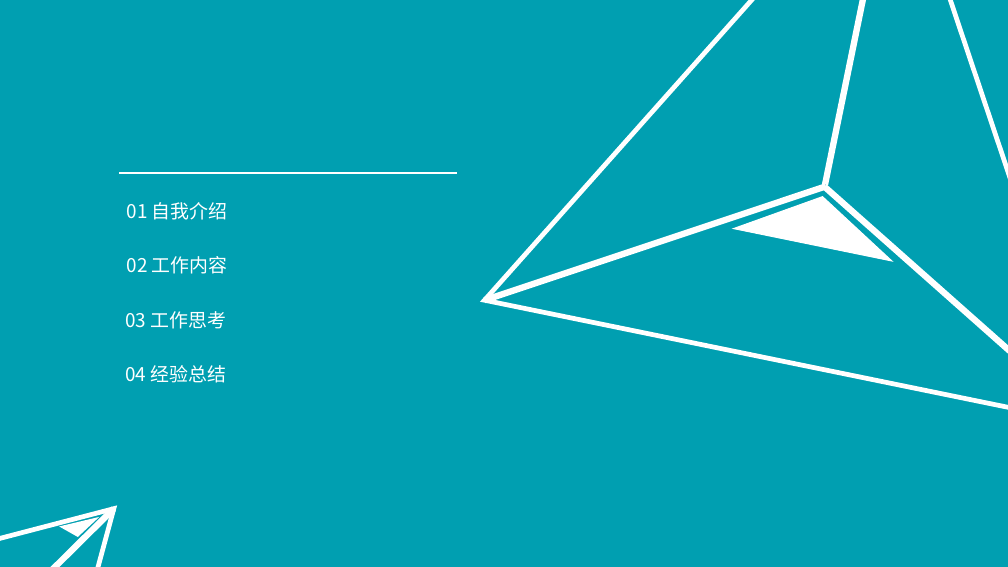
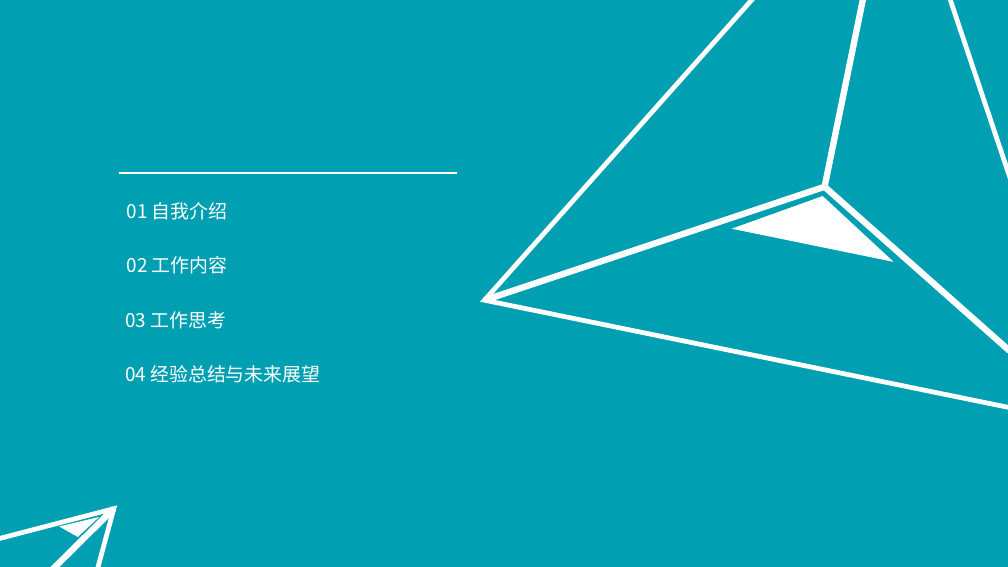
Before and after one commit to Siyuexi/InternNote, a slide deck: slide 2 of Tencent/Gestaltxu实习生答辩.pptx. Drawn at 1008x567 pixels with LibreOffice and Linux fonts; fonts in the diff are those of the drawing. Boxes give left, top, right and bottom in pixels: in the first picture for what was removed or moved away, otherwise in the second. Text is boxed around its words. In the diff, an @@ line names an element or a change of style, - is before the commit and + after.

```diff
--- a/Tencent/Gestaltxu实习生答辩.pptx
+++ b/Tencent/Gestaltxu实习生答辩.pptx
@@ text at box(125, 365, 320, 383): text changed @@
-04 经验总结
+04 经验总结与未来展望
```
Also in this commit, not shown: 6 other slides changed, 6 slides added, 12 slides removed, 1 other file.
